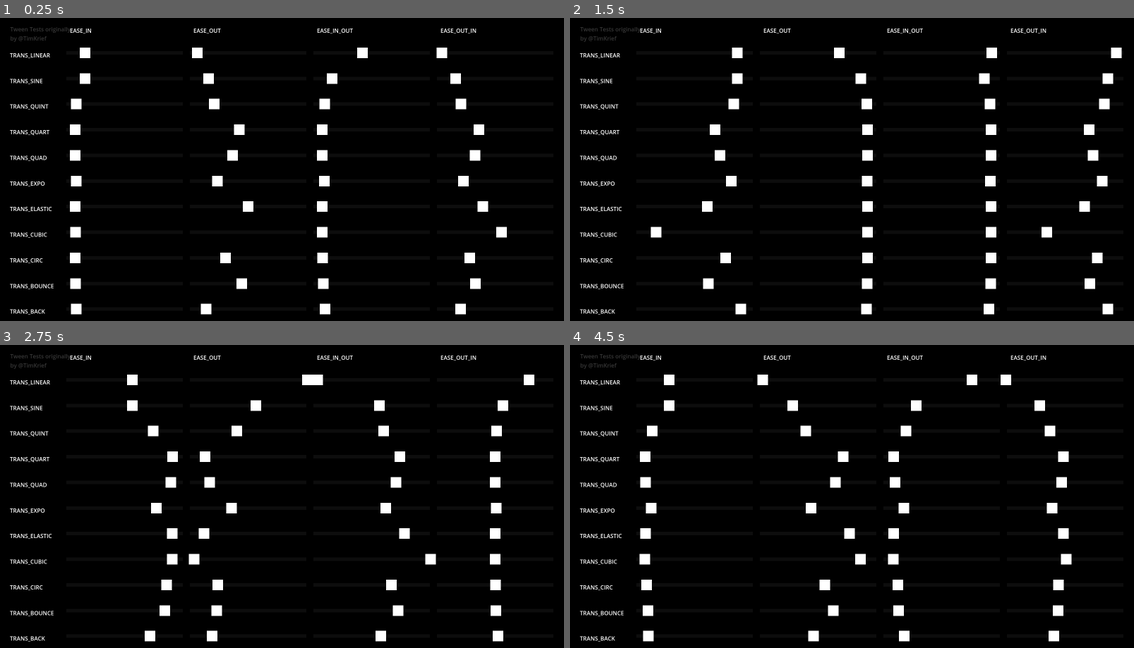
Above: before the commit, frames 1-4 (two rows, left to right).
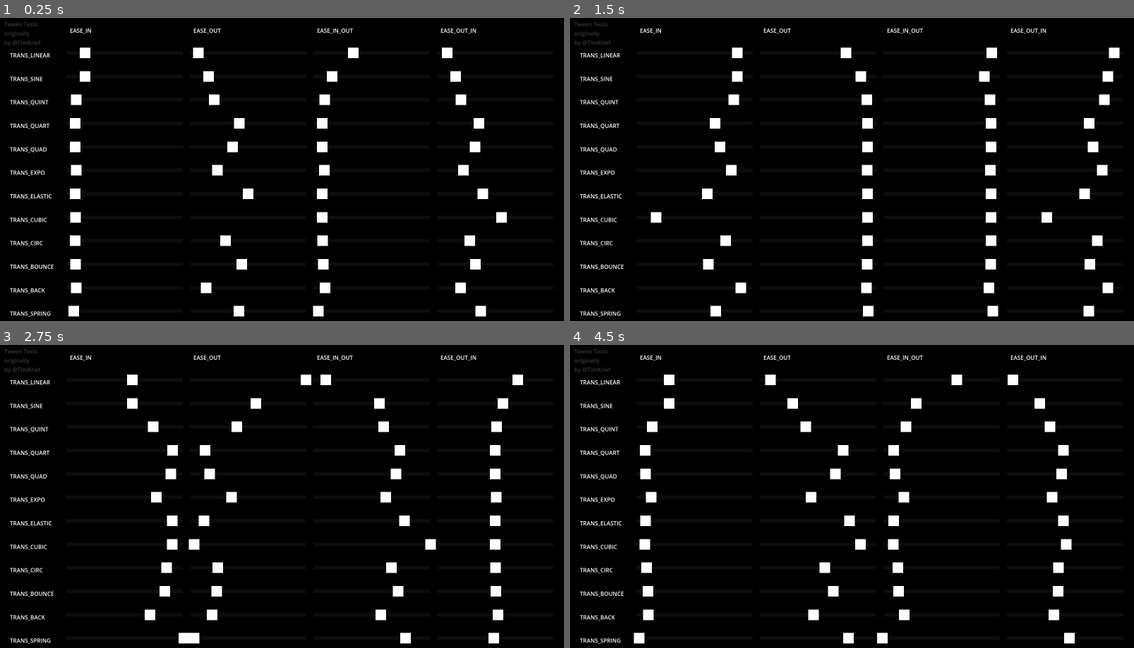
Above: after the commit, the same moments.

Repository: mlm-games/tween-tests-fork
Game: Godot game, scene res://InterpolationTest.tscn
Two runs of this game, one before a commit and one after it. Both use one fixed random seed, a clock stepped at 60 frames per second and the inputs below.
Inputs:
- Up to frame 1 (0.25 s): no input
- Up to frame 2 (1.5 s): no input
- Up to frame 3 (2.75 s): tap Enter at 2 s
- Up to frame 4 (4.5 s): no input

The runs differ from the first frame. In frame 1, 5.9% of the frame differs, in the area x 0-90%, y 1-99%; in frame 2, 6.0%; in frame 3, 6.2%; in frame 4, 6.3%.

Commit message:
separate names (for clarity) and add spring

Diff:
--- a/InterpolationTest.gd
+++ b/InterpolationTest.gd
@@ -1,6 +1,13 @@
 extends Control
 
 var ease_types = [
+		Tween.EASE_IN,
+		Tween.EASE_OUT,
+		Tween.EASE_IN_OUT,
+		Tween.EASE_OUT_IN
+]
+
+var ease_names = [
 		"EASE_IN",
 		"EASE_OUT",
 		"EASE_IN_OUT",
@@ -8,6 +15,21 @@
 ]
 
 var transition_types = [
+		Tween.TRANS_LINEAR,
+		Tween.TRANS_SINE,
+		Tween.TRANS_QUINT,
+		Tween.TRANS_QUART,
+		Tween.TRANS_QUAD,
+		Tween.TRANS_EXPO,
+		Tween.TRANS_ELASTIC,
+		Tween.TRANS_CUBIC,
+		Tween.TRANS_CIRC,
+		Tween.TRANS_BOUNCE,
+		Tween.TRANS_BACK,
+		Tween.TRANS_SPRING
+]
+
+var transition_names = [
 		"TRANS_LINEAR",
 		"TRANS_SINE",
 		"TRANS_QUINT",
@@ -18,7 +40,8 @@
 		"TRANS_CUBIC",
 		"TRANS_CIRC",
 		"TRANS_BOUNCE",
-		"TRANS_BACK"
+		"TRANS_BACK",
+		"TRANS_SPRING"
 ]
 
 var sprites = []
@@ -41,38 +64,38 @@
 		timer.timeout.connect(_on_timer_timeout)
 		timer.one_shot = true
 
-		for j in range(len(transition_types)):
+		for j in range(len(transition_names)):
 				var trans_label = Label.new()
-				trans_label.text = transition_types[j]
+				trans_label.text = transition_names[j]
 				trans_label.position = Vector2(
 						30,
-						first_row_height + (get_viewport_rect().size.y - first_row_height) / (len(transition_types)) * j
+						first_row_height + (get_viewport_rect().size.y - first_row_height) / (len(transition_names)) * j
 				)
 				add_child(trans_label)
 
-		for i in range(len(ease_types)):
+		for i in range(len(ease_names)):
 				var ease_label = Label.new()
-				ease_label.text = ease_types[i]
+				ease_label.text = ease_names[i]
 				ease_label.position = Vector2(
-						first_col_width + (get_viewport_rect().size.x - first_col_width) / (len(ease_types)) * i,
+						first_col_width + (get_viewport_rect().size.x - first_col_width) / (len(ease_names)) * i,
 						30
 				)
 				add_child(ease_label)
 
 				sprites.append([])
 
-				for j in range(len(transition_types)):
+				for j in range(len(transition_names)):
 						var new_sprite = ColorRect.new()
 						add_child(new_sprite)
-						new_sprite.position.x = first_col_width + (get_viewport_rect().size.x - first_col_width) / (len(ease_types)) * i - 10
-						new_sprite.position.y = first_row_height + (get_viewport_rect().size.y - first_row_height) / (len(transition_types)) * j
-						new_sprite.size = Vector2((get_viewport_rect().size.x - first_col_width) / (len(ease_types)) * 0.8 + 50, 10)
+						new_sprite.position.x = first_col_width + (get_viewport_rect().size.x - first_col_width) / (len(ease_names)) * i - 10
+						new_sprite.position.y = first_row_height + (get_viewport_rect().size.y - first_row_height) / (len(transition_names)) * j
+						new_sprite.size = Vector2((get_viewport_rect().size.x - first_col_width) / (len(ease_names)) * 0.8 + 50, 10)
 						new_sprite.modulate = Color(1, 1, 1, 0.05)
 
 						sprites[i].append(ColorRect.new())
 						add_child(sprites[i][j])
-						sprites[i][j].position.x = first_col_width + (get_viewport_rect().size.x - first_col_width) / (len(ease_types)) * i
-						sprites[i][j].position.y = first_row_height + (get_viewport_rect().size.y - first_row_height) / (len(transition_types)) * j - 10
+						sprites[i][j].position.x = first_col_width + (get_viewport_rect().size.x - first_col_width) / (len(ease_names)) * i
+						sprites[i][j].position.y = first_row_height + (get_viewport_rect().size.y - first_row_height) / (len(transition_names)) * j - 10
 						sprites[i][j].size = Vector2(30, 30)
 
 		# Start the animation
@@ -85,12 +108,11 @@
 
 		for i in range(len(ease_types)):
 				for j in range(len(transition_types)):
-						var start_x = first_col_width + (get_viewport_rect().size.x - first_col_width) / (len(ease_types)) * (i + (0.8 if back else 0))
-						var end_x = first_col_width + (get_viewport_rect().size.x - first_col_width) / (len(ease_types)) * (i + (0 if back else 0.8))
+						var start_x = first_col_width + (get_viewport_rect().size.x - first_col_width) / (len(ease_names)) * (i + (0.8 if back else 0))
+						var end_x = first_col_width + (get_viewport_rect().size.x - first_col_width) / (len(ease_names)) * (i + (0 if back else 0.8))
 
-						# Convert the old easing and transition indices to the new enum values
-						var trans_type = j
-						var ease_type = i
+						var trans_type = transition_types[j]
+						var ease_type = ease_types[i]
 
 						# Create a separate tween for each sprite
 						var sprite_tween = tween.parallel()
--- a/InterpolationTest.tscn
+++ b/InterpolationTest.tscn
@@ -23,11 +23,12 @@
 [node name="Label" type="Label" parent="."]
 modulate = Color(1, 1, 1, 0.219608)
 layout_mode = 0
-offset_left = 30.9683
-offset_top = 25.6289
-offset_right = 114.968
-offset_bottom = 56.6289
-text = "Tween Tests originally
+offset_left = 14.0
+offset_top = 12.0
+offset_right = 117.0
+offset_bottom = 87.0
+text = "Tween Tests
+originally
 by @TimKrief"
 
 [connection signal="timeout" from="Timer" to="." method="_on_Timer_timeout"]
